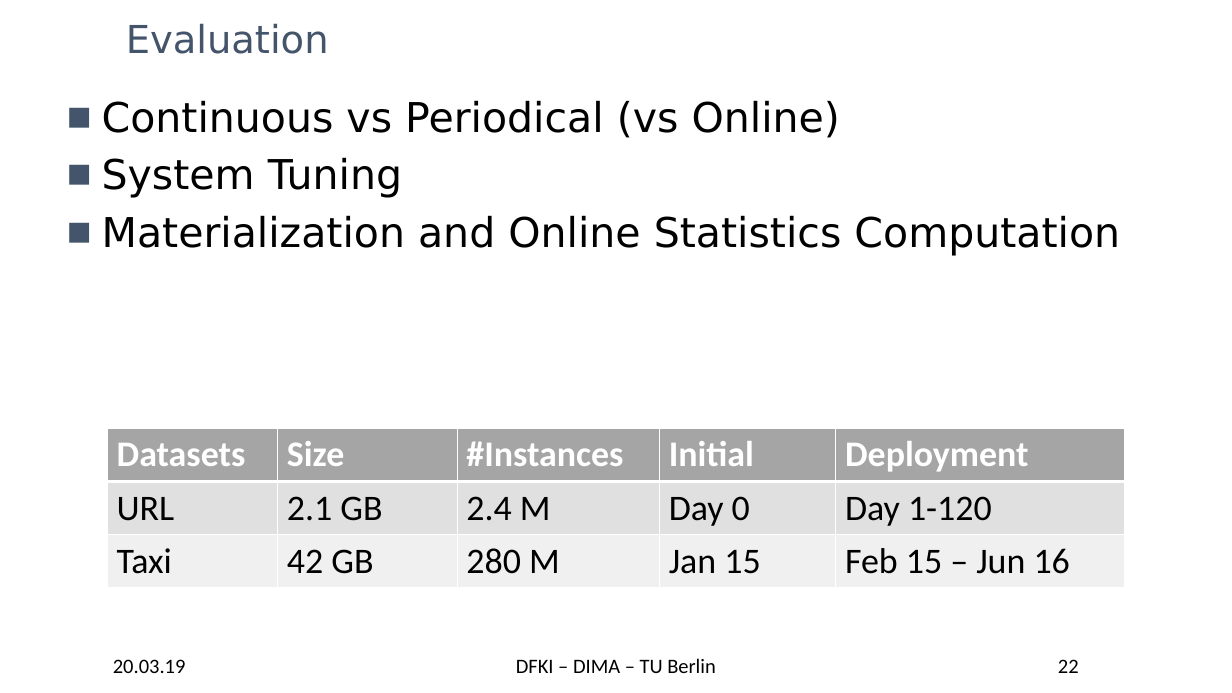
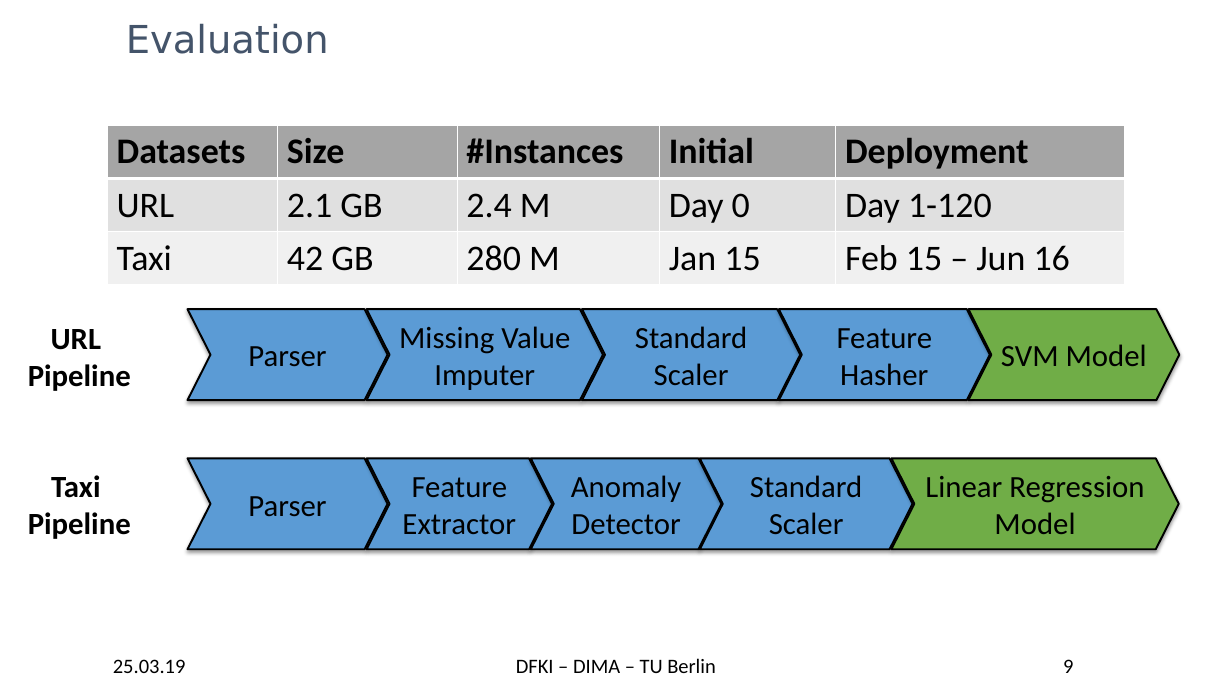
Before and after one commit to TU-Berlin-DIMA/continuous-pipeline-deployment, a slide deck: slide 9 of slides/edbt-2019/edbt-2019.pptx (slide 22 before the commit). Drawn at 1232x693 pixels with LibreOffice and Linux fonts; fonts in the diff are those of the drawing; background and template pictures are left out. Boxes give left, top, right and bottom in pixels: in the first picture for what was removed or moved away, otherwise in the second. Text is boxed around its words. In the diff, an @@ line names an element or a change of style, - is before the commit and + after.

```diff
--- a/slides/edbt-2019/edbt-2019.pptx
+++ b/slides/edbt-2019/edbt-2019.pptx
@@ text removed at bbox=[102, 100, 1120, 256] @@
-■ Continuous vs Periodical (vs Online)
-■ System Tuning
-■ Materialization and Online Statistics Computation
@@ table at bbox=[107, 125, 1124, 282] @@
@@ text colour #FFFFFF to #000000 in "Datasets", "Size", "#Instances", "Initial" and 1 more places @@
@@ table: place and size @@
-table at bbox=[107, 428, 1124, 585]
+table at bbox=[107, 125, 1124, 282]
@@ text added at bbox=[28, 329, 131, 391], 24 pt, text #000000, bold @@
+URL
+Pipeline
@@ chevron added at bbox=[188, 310, 388, 400], fill #5B9BD5, outline #000000 1.5 pt, 24 pt, text #000000 @@
+Parser
@@ chevron added at bbox=[367, 310, 604, 400], fill #5B9BD5, outline #000000 1.5 pt, 24 pt, text #000000 @@
+Missing Value Imputer
@@ chevron added at bbox=[582, 310, 800, 400], fill #5B9BD5, outline #000000 1.5 pt, 24 pt, text #000000 @@
+Standard Scaler
@@ chevron added at bbox=[779, 310, 990, 400], fill #5B9BD5, outline #000000 1.5 pt, 24 pt, text #000000 @@
+Feature Hasher
@@ chevron added at bbox=[969, 310, 1179, 400], fill #70AD47, outline #000000 1.5 pt, 24 pt, text #000000 @@
+SVM Model
@@ text added at bbox=[28, 475, 131, 539], 24 pt, text #000000, bold @@
+Taxi
+Pipeline
@@ chevron added at bbox=[188, 458, 388, 549], fill #5B9BD5, outline #000000 1.5 pt, 24 pt, text #000000 @@
+Parser
@@ chevron added at bbox=[367, 458, 553, 549], fill #5B9BD5, outline #000000 1.5 pt, 24 pt, text #000000 @@
+Feature Extractor
@@ chevron added at bbox=[531, 458, 721, 549], fill #5B9BD5, outline #000000 1.5 pt, 24 pt, text #000000 @@
+Anomaly Detector
@@ chevron added at bbox=[700, 458, 912, 549], fill #5B9BD5, outline #000000 1.5 pt, 24 pt, text #000000 @@
+Standard Scaler
@@ chevron added at bbox=[892, 458, 1179, 549], fill #70AD47, outline #000000 1.5 pt, 24 pt, text #000000 @@
+Linear Regression Model
@@ text at bbox=[113, 659, 186, 673]: text changed @@
-20.03.19
+25.03.19
@@ page number at bbox=[1063, 659, 1073, 673]: text changed @@
-22
+9
```
Also in this commit, not shown: 16 other slides changed, 12 slides added, 18 slides removed, 24 other files.
